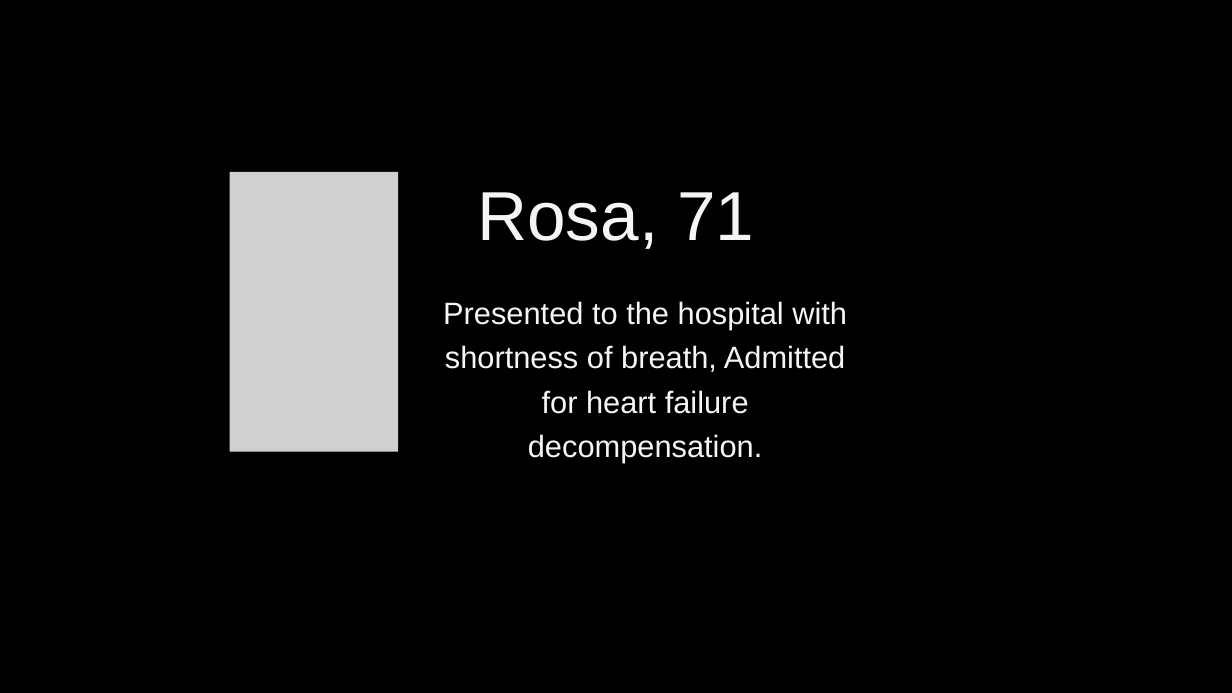
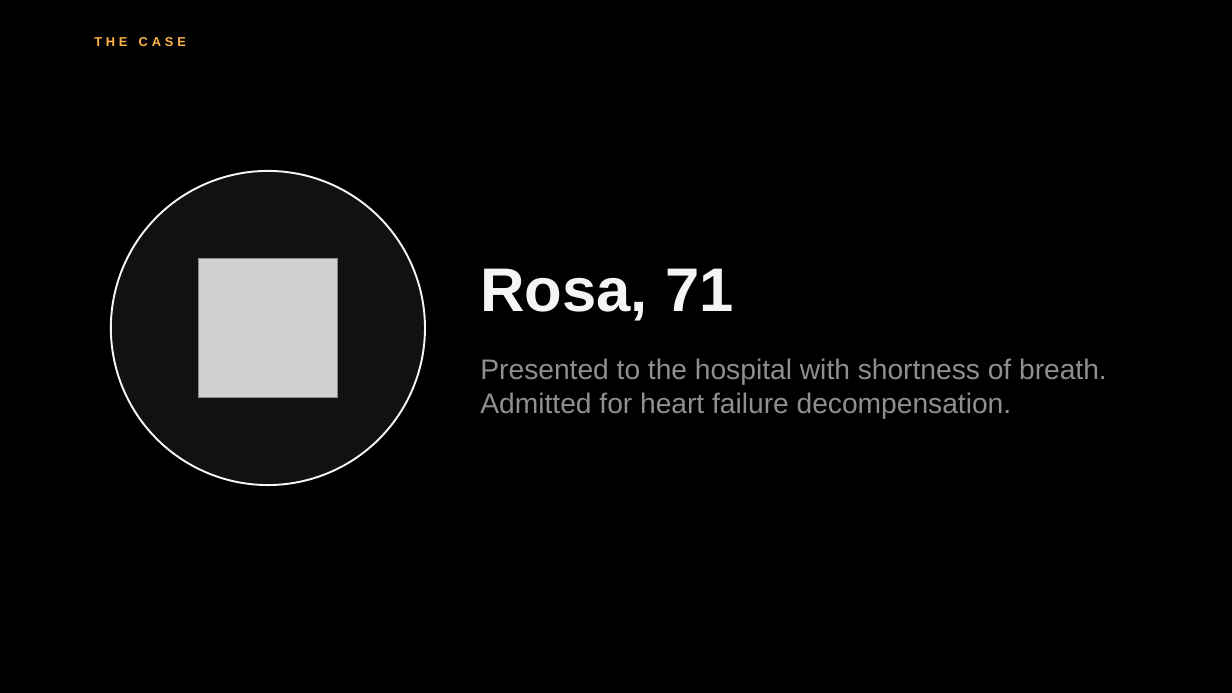
Before and after one commit to brunombatinica/qcor-2026, a slide deck: slide 2 of pptx/intro/AIAgents-restyled.pptx (slide 1 before the commit). Drawn at 1232x693 pixels with LibreOffice and Linux fonts; fonts in the diff are those of the drawing; grey boxes stand for pictures; background and template pictures are left out. Boxes give left, top, right and bottom in pixels: in the first picture for what was removed or moved away, otherwise in the second. Text is boxed around its words. In the diff, an @@ line names an element or a change of style, - is before the commit and + after.

```diff
--- a/pptx/intro/AIAgents-restyled.pptx
+++ b/pptx/intro/AIAgents-restyled.pptx
@@ text added at (x1=94, y1=37, x2=186, y2=46), 10 pt, text #FFB547, bold @@
+THE CASE
@@ ellipse added at (x1=111, y1=171, x2=425, y2=485), fill #111113, outline #F5F5F7 1.5 pt @@
@@ picture removed at (x1=230, y1=172, x2=398, y2=452) @@
@@ title "Rosa, 71" moved from (x1=477, y1=192, x2=754, y2=249) to (x1=480, y1=268, x2=733, y2=321) @@
@@ title "Rosa, 71" at (x1=480, y1=268, x2=733, y2=321): size 54 to 48 pt, bold on; alignment centre to left; line spacing 0.85 to 1; vertical alignment bottom to middle @@
@@ picture added at (x1=199, y1=259, x2=337, y2=397) @@
@@ text at (x1=480, y1=358, x2=1107, y2=419): text changed; size 24 to 22 pt; text colour #F5F5F7 to #8E8E93 @@
-Presented to the hospital with shortness of breath, Admitted for heart failure decompensation.
+Presented to the hospital with shortness of breath. Admitted for heart failure decompensation.
```
Also in this commit, not shown: 4 other slides changed, 4 slides added, 2 slides removed, 4 other files.
